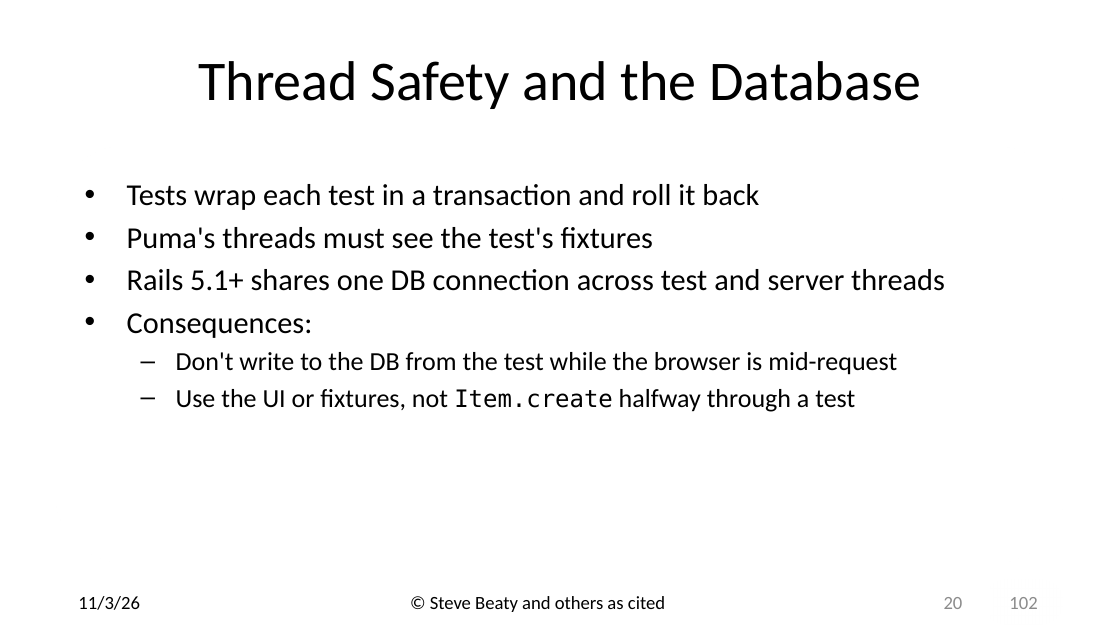
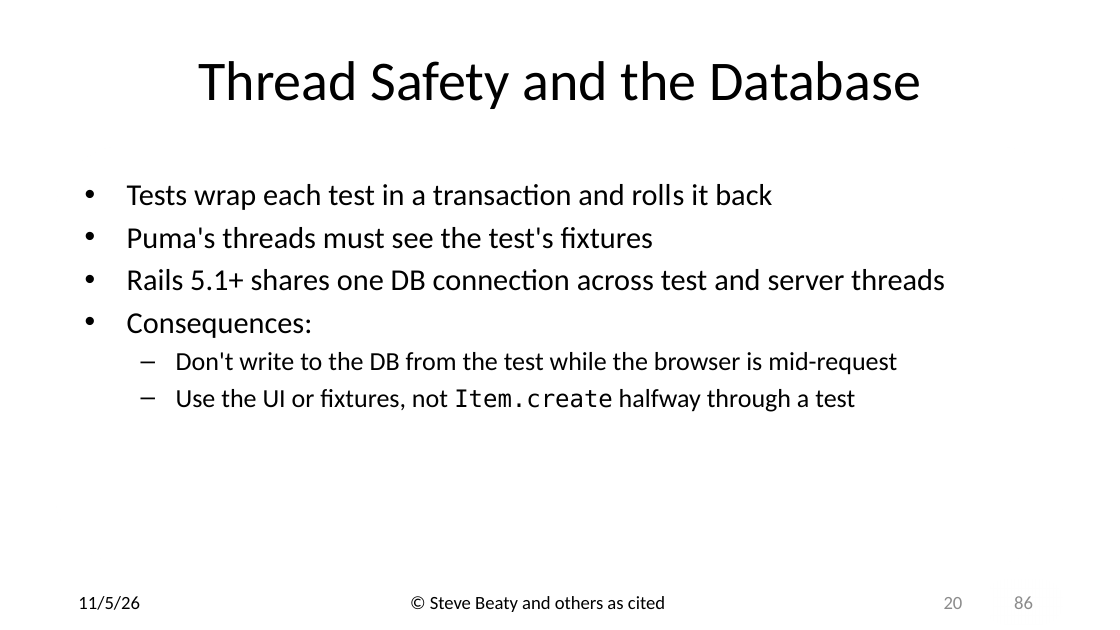
Before and after one commit to drb80/WebAppDev, a slide deck: slide 20 of Slides/Selenium and Capybara.pptx. Drawn at 1120x630 pixels with LibreOffice and Linux fonts; fonts in the diff are those of the drawing; background and template pictures are left out. Boxes give left, top, right and bottom in pixels: in the first picture for what was removed or moved away, otherwise in the second. Text is boxed around its words. In the diff, an @@ line names an element or a change of style, - is before the commit and + after.

```diff
--- a/Slides/Selenium and Capybara.pptx
+++ b/Slides/Selenium and Capybara.pptx
@@ text at (x1=127, y1=184, x2=772, y2=210): text changed @@
-• Tests wrap each test in a transaction and roll it back
+• Tests wrap each test in a transaction and rolls it back
@@ text at (x1=78, y1=596, x2=140, y2=610): text changed @@
-11/3/26
+11/5/26
@@ text at (x1=1014, y1=596, x2=1033, y2=609): text changed @@
-102
+86
```
Also in this commit, not shown: 84 other slides changed, 1 slide added, 17 slides removed, 1 other file.
